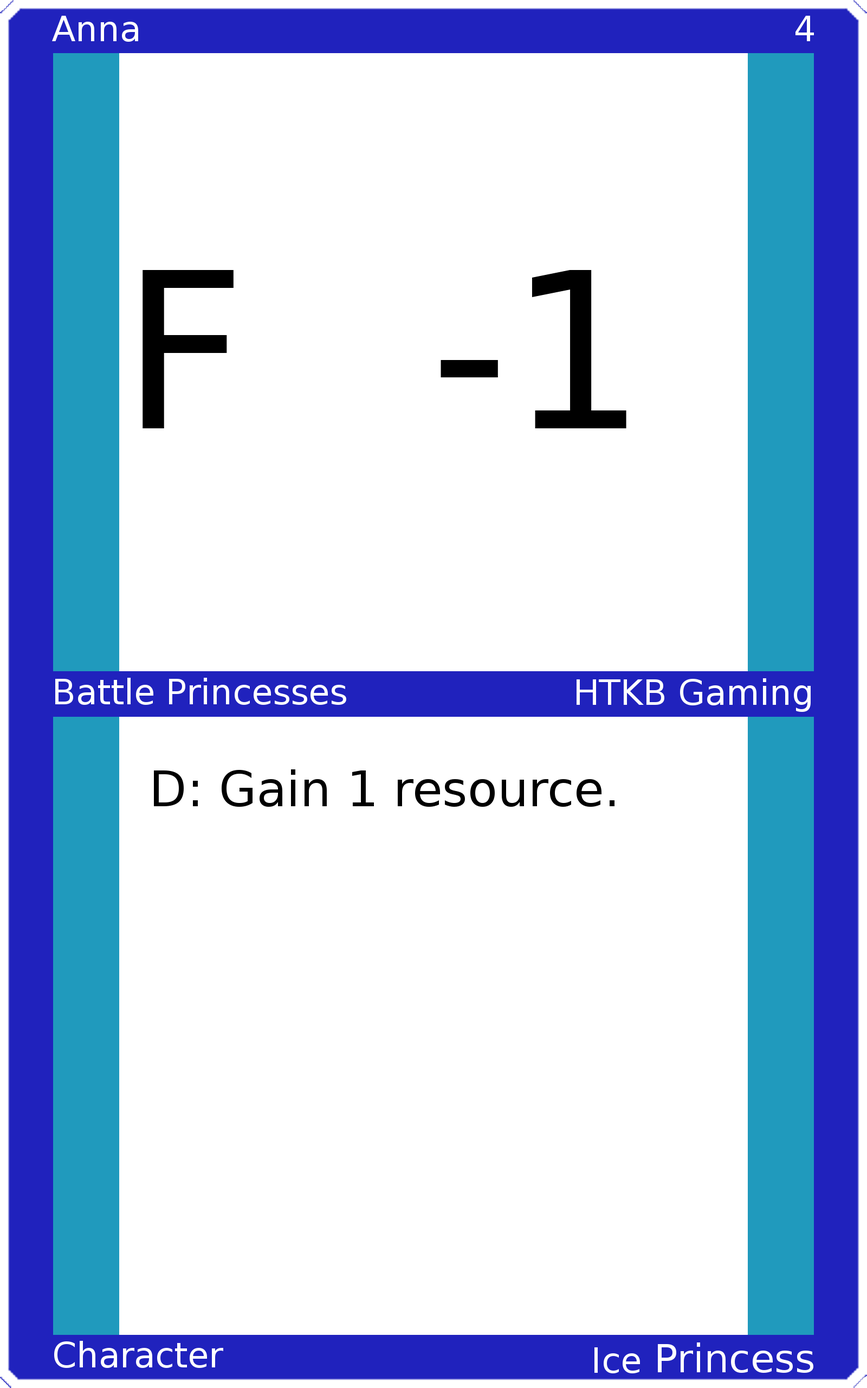
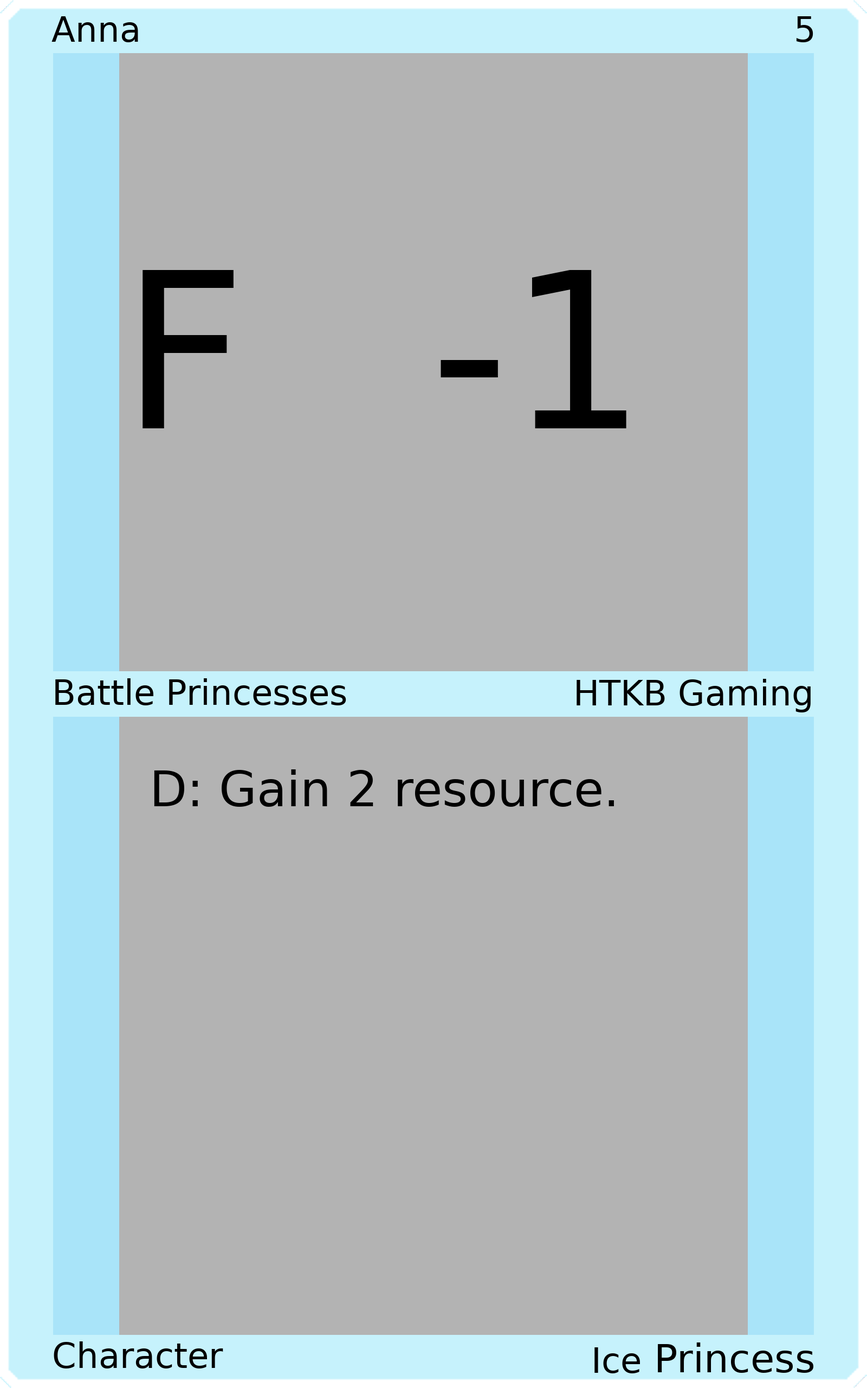
Revision of a layered 867 × 1388 image; what changed, layer by layer:
painted on "Upper Left" over (x1=51, y1=15, x2=139, y2=43)
painted on "Upper Right" over (x1=795, y1=15, x2=815, y2=43)
painted on "Mid Left" over (x1=55, y1=677, x2=347, y2=706)
painted on "Mid Right" over (x1=576, y1=678, x2=811, y2=713)
painted on "Card Text" over (x1=153, y1=769, x2=615, y2=807)
painted on "Bottom Left" over (x1=53, y1=1340, x2=224, y2=1369)
painted on "Bottom Right" over (x1=594, y1=1342, x2=814, y2=1373)
painted on "Border" over (x1=0, y1=0, x2=867, y2=1388)
painted on "Top Background" over (x1=119, y1=52, x2=748, y2=673)
painted on "Bottom Background" over (x1=119, y1=715, x2=748, y2=1336)
painted on "Background" over (x1=35, y1=35, x2=832, y2=1352)
